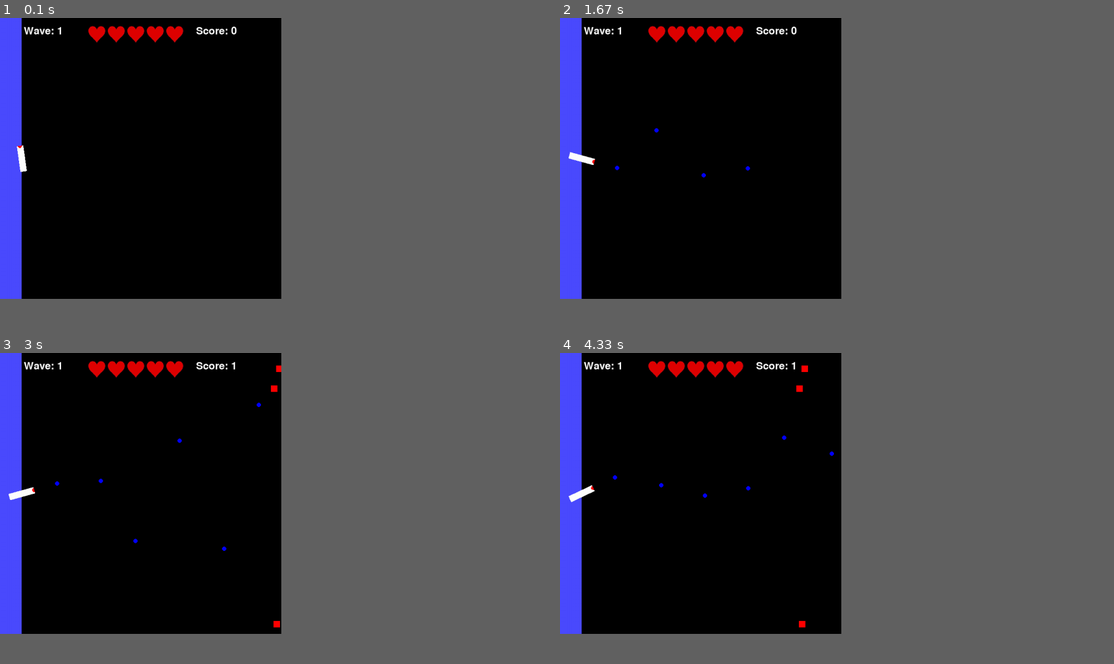
Above: before the commit, frames 1-4 (two rows, left to right).
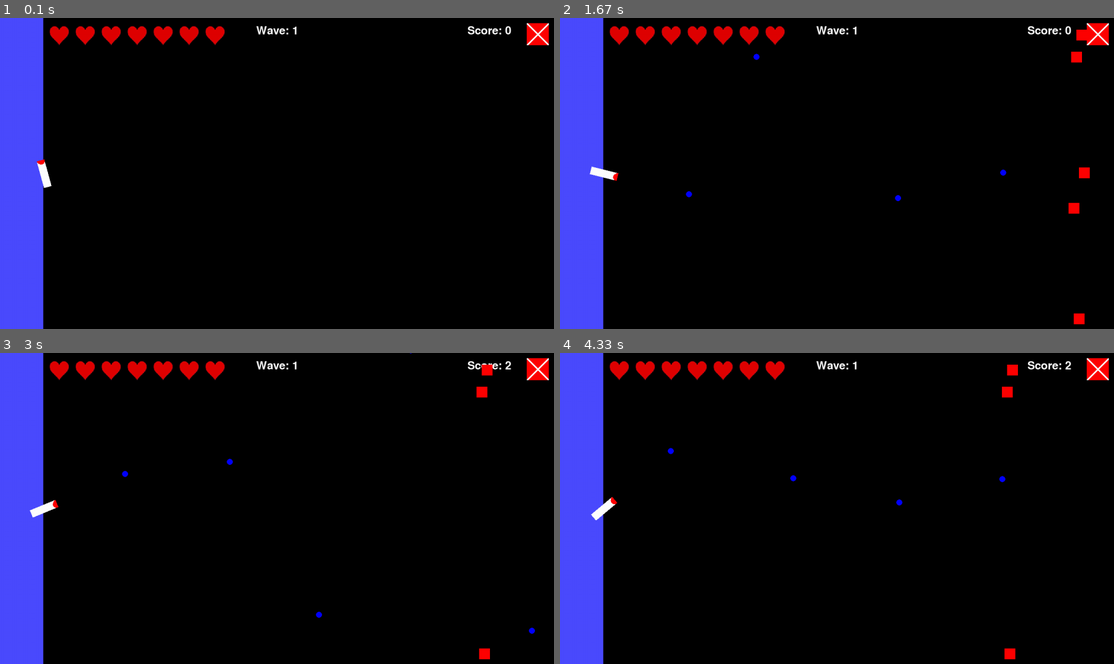
Above: after the commit, the same moments.

Repository: Ethan-Yuheng-Yao/pygame-shooter
Game: pygame game, started from shooter.py
The game is run twice, just before and just after one commit, with the same random seed, the same clock (stepped at 60 frames per second) and the same inputs.
Inputs (mouse positions are in pixels of both pictures, inside the frame that each line leads up to):
- Up to frame 1 (0.1 s): no input
- Up to frame 2 (1.67 s): click (837, 173) at 0.38 s; click (837, 195) at 0.72 s; click (665, 126) at 1.05 s; click (1041, 282) at 1.38 s
- Up to frame 3 (3 s): click (288, 402) at 1.72 s; click (249, 589) at 2.05 s; click (260, 455) at 2.38 s; click (199, 443) at 2.72 s
- Up to frame 4 (4.33 s): click (981, 480) at 3.05 s; click (1008, 502) at 3.38 s; click (953, 452) at 3.72 s; click (676, 449) at 4.05 s
In our replay, the window is 457x457 before the commit and 900x506 after it. These sizes can differ from the game's own. Grey fills any space a smaller window leaves; there, only what the larger window draws over its background counts as a difference.

The runs differ from the first frame. In frame 1, 6.1% of the frame differs, in the area x 0-100%, y 0-100%; in frame 2, 6.6%; in frame 3, 6.5%; in frame 4, 6.5%.

Commit message:
Added Boss

Diff:
--- a/shooter.py
+++ b/shooter.py
@@ -5,24 +5,29 @@
 
 pygame.init()
 
-health = 5
+boss_spawned = False
+
+screen = pygame.display.set_mode((0, 0), pygame.NOFRAME)
+screen_width, screen_height = screen.get_size()
+pygame.display.set_caption("Shooter")
+
+health = 7
 score = 0
 wave = 0
 enemies_to_spawn = 0
 enemies_spawned = 0
 time_since_last_spawn = 0
 spawn_timer = 0
-x = 0
 running = True
 
 class Player(pygame.sprite.Sprite):
     def __init__(self):
         super().__init__()
-        self.original_image = pygame.Surface((60, 15), pygame.SRCALPHA)
+        self.original_image = pygame.Surface((int(screen_width * 0.05), int(screen_height * 0.025)), pygame.SRCALPHA)
         self.original_image.fill((255, 255, 255))
-        pygame.draw.circle(self.original_image, (255, 0, 0), (60, 7), 5)
+        pygame.draw.circle(self.original_image, (255, 0, 0), (int(screen_width * 0.05), int(screen_height * 0.015)), int(screen_width * 0.008))
         self.image = self.original_image
-        self.rect = self.image.get_rect(center=(50, 325))
+        self.rect = self.image.get_rect(center=(int(screen_width * 0.08), int(screen_height * 0.5)))
 
     def update(self, mouse_pos):
         rel_x, rel_y = mouse_pos[0] - self.rect.centerx, mouse_pos[1] - self.rect.centery
@@ -31,60 +36,88 @@
         self.rect = self.image.get_rect(center=self.rect.center)
 
 class Enemy(pygame.sprite.Sprite):
-    def __init__(self, pos):
-        super().__init__()
-        self.image = pygame.Surface((15, 15))
-        self.image.fill((255, 0, 0))
+    def __init__(self, pos, color):
+        super().__init__()
+        self.image = pygame.Surface((int(screen_width * 0.02), int(screen_width * 0.02)))
+        self.image.fill(color)
         self.rect = self.image.get_rect(center=pos)
 
     def update(self, bullets_group):
         global score, health, running
-        self.rect.x -= 1
+        self.rect.x -= int(screen_width * 0.001)
         bullet_hits = pygame.sprite.spritecollide(self, bullets_group, True)
         if bullet_hits:
             self.kill()
             score += 1
         if self.rect.colliderect(end_point_rect):
-            self.kill()  # Ensure the enemy is removed
+            self.kill()
             health -= 1
             if health <= 0:
                 running = False
 
+class Boss(pygame.sprite.Sprite):
+    def __init__(self, pos, life):
+        super().__init__()
+        self.image = pygame.Surface((int(screen_width * 0.05), int(screen_width * 0.05)))
+        self.image.fill((0, 0, 255))
+        self.rect = self.image.get_rect(center=pos)
+        self.health = life
+
+    def update(self, bullets_group):
+        global score, boss_spawned, health, running
+        self.rect.x -= int(screen_width * 0.001)
+        bullet_hits = pygame.sprite.spritecollide(self, bullets_group, True)
+        if bullet_hits:
+            self.health -= 1
+        if self.health <= 0:
+            self.kill()
+            boss_spawned = False
+            score += self.health
+            start_new_wave()
+        if self.rect.colliderect(end_point_rect):
+            self.kill()
+            health -= 3
+            if health <= 0:
+                running = False
+
 class Bullet(pygame.sprite.Sprite):
     def __init__(self, pos, angle):
         super().__init__()
-        self.image = pygame.Surface((10, 10), pygame.SRCALPHA)
-        pygame.draw.circle(self.image, (0, 0, 255), (5, 5), 5)
+        self.image = pygame.Surface((int(screen_width * 0.015), int(screen_width * 0.015)), pygame.SRCALPHA)
+        pygame.draw.circle(self.image, (0, 0, 255), (int(screen_width * 0.006), int(screen_width * 0.006)), int(screen_width * 0.006))
         self.rect = self.image.get_rect(center=pos)
         self.pos = pygame.Vector2(pos)
-        self.vel = pygame.Vector2(5, 0).rotate(angle)
+        self.vel = pygame.Vector2(int(screen_width * 0.01), 0).rotate(angle)
 
     def update(self):
         self.pos += self.vel
         self.rect.center = self.pos
 
-screen = pygame.display.set_mode((650, 650))
-pygame.display.set_caption("Shooter")
-
-end_point = pygame.Surface((50, 650))
+close_button = pygame.Surface((int(screen_width * 0.04), int(screen_width * 0.04)))
+close_button.fill((255, 0, 0))
+pygame.draw.line(close_button, (255, 255, 255), (0, 0), (int(screen_width * 0.04), int(screen_width * 0.04)), 5)
+pygame.draw.line(close_button, (255, 255, 255), (0, int(screen_width * 0.04)), (int(screen_width * 0.04), 0), 5)
+close_button_rect = close_button.get_rect(topright=(screen_width - int(screen_width * 0.01), int(screen_width * 0.01)))
+
+end_point = pygame.Surface((int(100), screen_height))
 end_point.fill((75, 75, 255))
 end_point_rect = end_point.get_rect(topleft=(0, 0))
 
 heart = pygame.image.load("graphics/health.png").convert_alpha()
-heart = pygame.transform.scale(heart, (45, 45))
+heart = pygame.transform.scale(heart, (int(screen_width * 0.04), int(screen_width * 0.04)))
 
 player = Player()
 player_group = pygame.sprite.GroupSingle(player)
-
+bosses_group = pygame.sprite.Group()
 bullets_group = pygame.sprite.Group()
 enemies_group = pygame.sprite.Group()
 
-font = pygame.font.SysFont(None, 36)
-font_ = pygame.font.SysFont(None, 60)
-font__ = pygame.font.SysFont(None, 100)
+font = pygame.font.SysFont(None, int(screen_width * 0.03))
+font_ = pygame.font.SysFont(None, int(screen_width * 0.06))
+font__ = pygame.font.SysFont(None, int(screen_width * 0.1))
 
 end_text = font_.render('Game Over!', True, 'Red')
-end_text_rect = end_text.get_rect(center=(325, 100))
+end_text_rect = end_text.get_rect(center=(screen_width // 2, screen_height // 4))
 
 spawn_interval = 1000
 enemy_spawn_interval = 100
@@ -94,11 +127,13 @@
 def start_new_wave():
     global wave, enemies_to_spawn, enemies_spawned, time_since_last_spawn
     wave += 1
-    enemies_to_spawn = random.randint(wave * 2, wave * 4)
+    enemies_to_spawn = random.randint(wave * 3, wave * 5)
     enemies_spawned = 0
     time_since_last_spawn = 0
 
+
 start_new_wave()
+
 
 while True:
     if health <= 0:
@@ -113,6 +148,9 @@
             if event.type == pygame.MOUSEBUTTONDOWN:
                 if event.button == 1:
                     mouse_pos = pygame.mouse.get_pos()
+                    if close_button_rect.collidepoint(mouse_pos):
+                        pygame.quit()
+                        exit()
                     rel_x, rel_y = mouse_pos[0] - player.rect.centerx, mouse_pos[1] - player.rect.centery
                     angle = math.degrees(math.atan2(-rel_y, -rel_x))
                     angle += 180
@@ -122,19 +160,19 @@
             screen.fill((255, 255, 255))
             screen.blit(end_text, end_text_rect)
             score_text_end = font__.render(f'Final Score: {score}', True, (255, 0, 0))
-            score_text_end_rect = score_text_end.get_rect(center=(325, 300))
+            score_text_end_rect = score_text_end.get_rect(center=(screen_width // 2, screen_height // 2))
             screen.blit(score_text_end, score_text_end_rect)
             pygame.display.update()
             continue
 
     if running:
-        x = 200
+        x = 110
 
         wave_text = font.render(f'Wave: {wave}', True, (255, 255, 255))
-        wave_text_rect = wave_text.get_rect(center=(100, 30))
+        wave_text_rect = wave_text.get_rect(center=(screen_width // 2, 30))
 
         score_text = font.render(f'Score: {score}', True, (255, 255, 255))
-        score_text_rect = score_text.get_rect(center=(500, 30))
+        score_text_rect = score_text.get_rect(center=(screen_width - 150, 30))
 
         mouse_pos = pygame.mouse.get_pos()
         player.update(mouse_pos)
@@ -145,11 +183,15 @@
         screen.blit(end_point, end_point_rect)
         screen.blit(wave_text, wave_text_rect)
         screen.blit(score_text, score_text_rect)
+        screen.blit(close_button, close_button_rect)
 
         for _ in range(health):
             screen.blit(heart, (x, 15))
-            x += 45
+            x += 60
         player_group.draw(screen)
+
+        bosses_group.update(bullets_group)
+        bosses_group.draw(screen)
 
         enemies_group.update(bullets_group)
         enemies_group.draw(screen)
@@ -158,11 +200,18 @@
 
         pygame.display.update()
 
-        if enemies_spawned < enemies_to_spawn:
+        if wave % 5 == 0 and wave != 0:
+            if not boss_spawned:
+                boss_start_pos = (screen_width, random.randint(15, screen_height - 15))
+                boss = Boss(boss_start_pos, wave*2 + 20)
+                bosses_group.add(boss)
+                boss_spawned = True
+
+        elif enemies_spawned < enemies_to_spawn:
             time_since_last_spawn += clock.get_time()
             if time_since_last_spawn >= enemy_spawn_interval:
-                enemy_start_pos = (800, random.randint(15, 635))
-                enemy = Enemy(enemy_start_pos)
+                enemy_start_pos = (screen_width, random.randint(15, screen_height - 15))
+                enemy = Enemy(enemy_start_pos, 'Red')
                 enemies_group.add(enemy)
                 time_since_last_spawn = 0
                 enemies_spawned += 1
